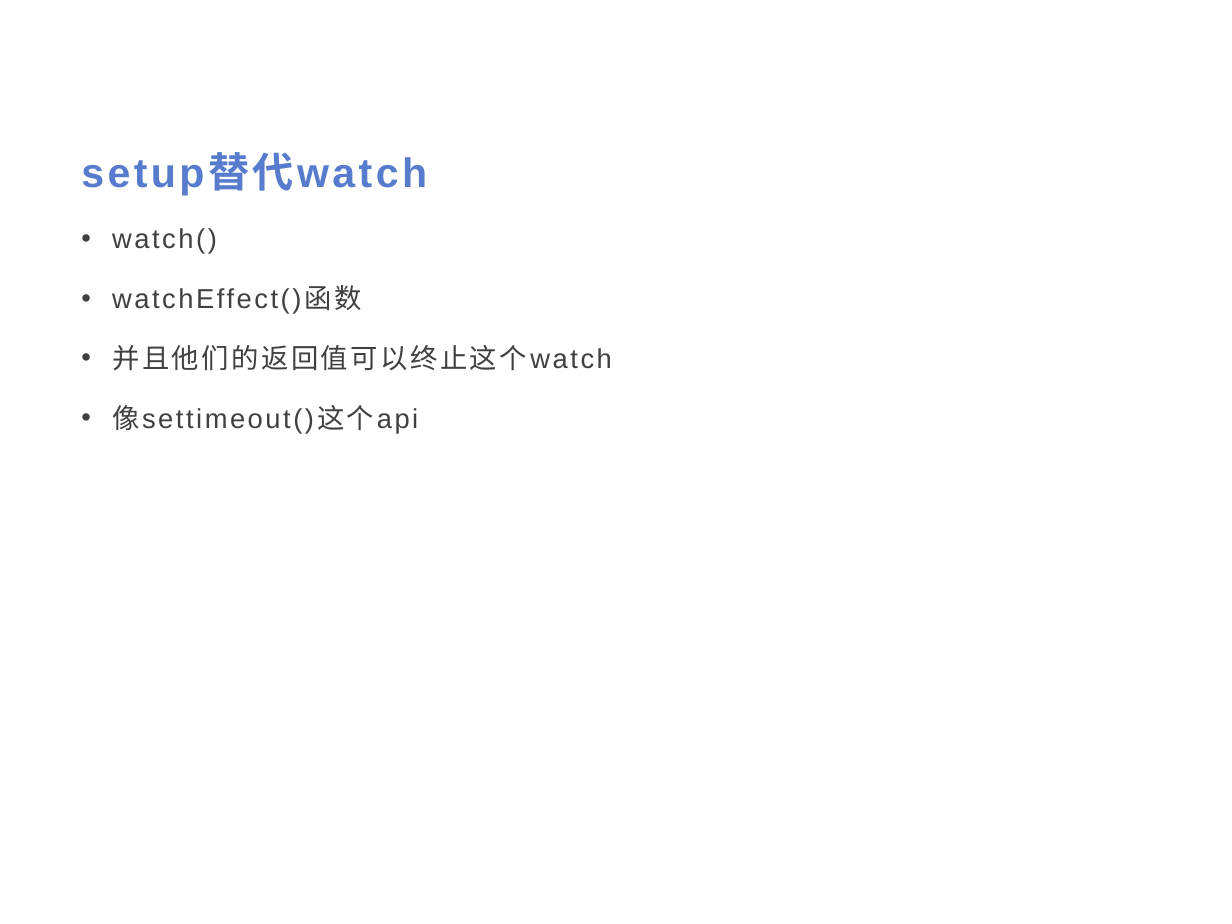
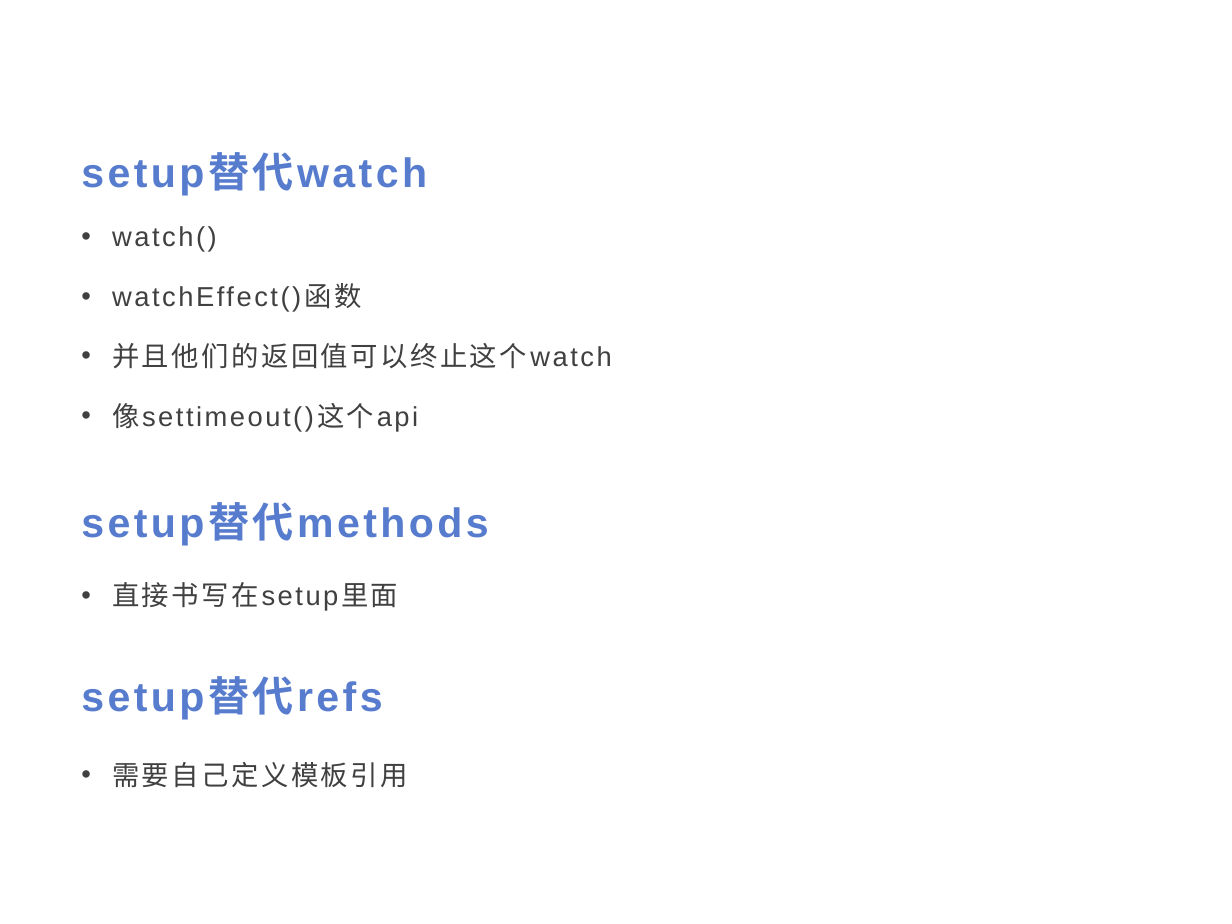
Before and after one commit to Yukon123/HelloVue3, a slide deck: slide 11 of Vue3.pptx (slide 10 before the commit). Drawn at 1232x924 pixels with LibreOffice and Linux fonts; fonts in the diff are those of the drawing. Boxes give left, top, right and bottom in pixels: in the first picture for what was removed or moved away, otherwise in the second. Text is boxed around its words. In the diff, an @@ line names an element or a change of style, - is before the commit and + after.

```diff
--- a/Vue3.pptx
+++ b/Vue3.pptx
@@ text added at (x1=81, y1=504, x2=488, y2=545), 24 pt, text #577CCE, bold @@
+setup替代methods
@@ text at (x1=112, y1=582, x2=408, y2=788): paragraphs added @@
+• 直接书写在setup里面
+• 需要自己定义模板引用
@@ text added at (x1=81, y1=679, x2=382, y2=720), 24 pt, text #577CCE, bold @@
+setup替代refs
```
Also in this commit, not shown: 9 other slides changed, 4 slides added, 2 slides removed, 20 other files.
